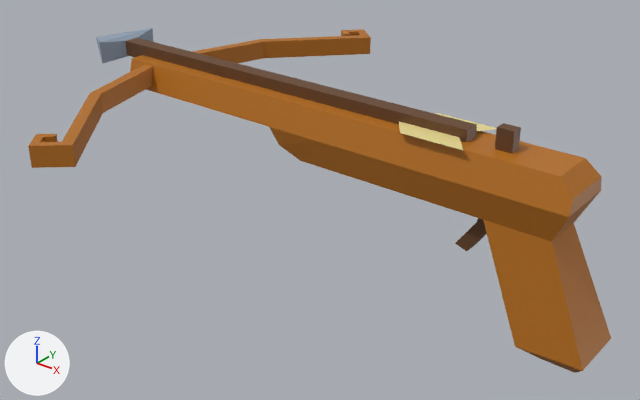
The FBX model SurvivalGame/Assets/Art/Meshes/Weapons/Weapon_Crossbow.fbx: old version first, new version second.
Camera for both pictures: a 50 mm camera at (0.0448, -0.1012, 0.0592) aimed at (-0.0359, -0.0003, -0.0033). The axes (+X, +Y, +Z) are drawn at lower left. The lights are the same throughout. Where no turn or scale is listed for an object, it has been applied to the vertices.

Names of what the first picture shows: 'Weapon_Crossbow'.
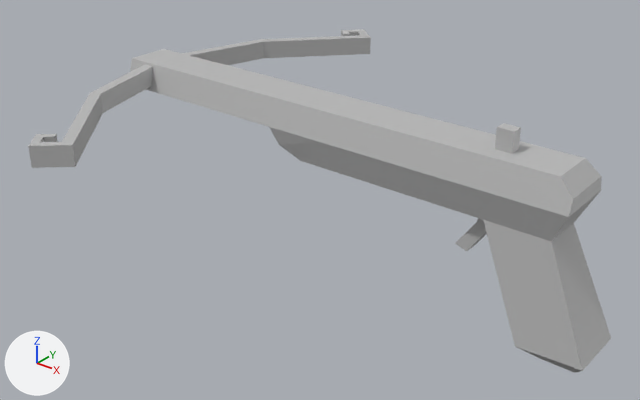
The newer file is also turned or shifted as a whole; pictures and numbers use the older file's frame.

Boxes [x1, y1, x2, y2] around the edits, measured in the pictures (640 x 400 px):
```json
{"object": "Weapon_Crossbow", "change": "reshaped", "before": [28, 28, 611, 373], "after": [28, 29, 611, 373]}
{"part": 1, "of": "me_mesh", "change": "deleted", "before": [96, 28, 477, 142], "on screen": "brown"}
{"part": 2, "of": "me_mesh", "change": "deleted", "before": [398, 113, 497, 150], "on screen": "yellow"}
{"part": 3, "of": "me_mesh", "change": "recoloured", "before": [455, 123, 521, 251], "after": [455, 123, 521, 251], "on screen": "brown to grey"}
{"part": 4, "of": "me_mesh", "change": "recoloured", "before": [28, 29, 611, 373], "after": [28, 29, 611, 373], "on screen": "brown to grey"}
```

Edits to the scene script, one JSON object a line:
```json
{"op": "add", "block": "mat_weapons", "code": ["mat_weapons = principled_material('Weapons')", "mat_weapons.base_color = (0.5, 0.5, 0.5)  # grey #bcbcbc"]}
{"block": "me_mesh", "where": "# used by ob_weapon_crossbow; location = (0.0, 0.0, 0.0)"}
{"op": "remove", "block": "me_mesh", "code": "me_mesh.from_pydata(...)  # 149 vertices, 146 faces; spans x -0.0899..0.0121, y -0.0386..0.0387, z -0.0146..0.0168"}
{"op": "remove", "block": "me_mesh", "code": "me_mesh.materials.append(mat_zandstrand1)  # yellow #ecdb94"}
{"op": "remove", "block": "me_mesh", "code": "me_mesh.materials.append(mat_pasted__bln_aluminium1)  # blue #92a2b5"}
{"op": "add", "block": "me_mesh", "code": "me_mesh.from_pydata(...)  # 130 vertices, 131 faces; spans x -0.0754..0.0121, y -0.0386..0.0387, z -0.0146..0.0168"}
{"block": "me_mesh", "change": "me_mesh part 1: the loose piece of 13 vertices spanning x -0.0899..-0.0096, y -0.0061..0.0061, z 0.0122..0.0161 is deleted"}
{"block": "me_mesh", "change": "me_mesh part 2: the loose piece of 6 vertices spanning x -0.0216..-0.008, y -0.005..0.005, z 0.0141 is deleted"}
{"block": "me_mesh", "change": "me_mesh part 3: 16 faces spanning x -0.0104..-0.0029, y -0.001..0.001, z -0.0029..0.0168 switch from mat_zandplant1 (brown #654224) to mat_weapons (grey #bcbcbc)"}
{"block": "me_mesh", "change": "me_mesh part 4: 115 faces spanning x -0.0754..0.0121, y -0.0386..0.0387, z -0.0146..0.0137 switch from mat_houtpalm1 (orange #b76f18) to mat_weapons (grey #bcbcbc)"}
```
